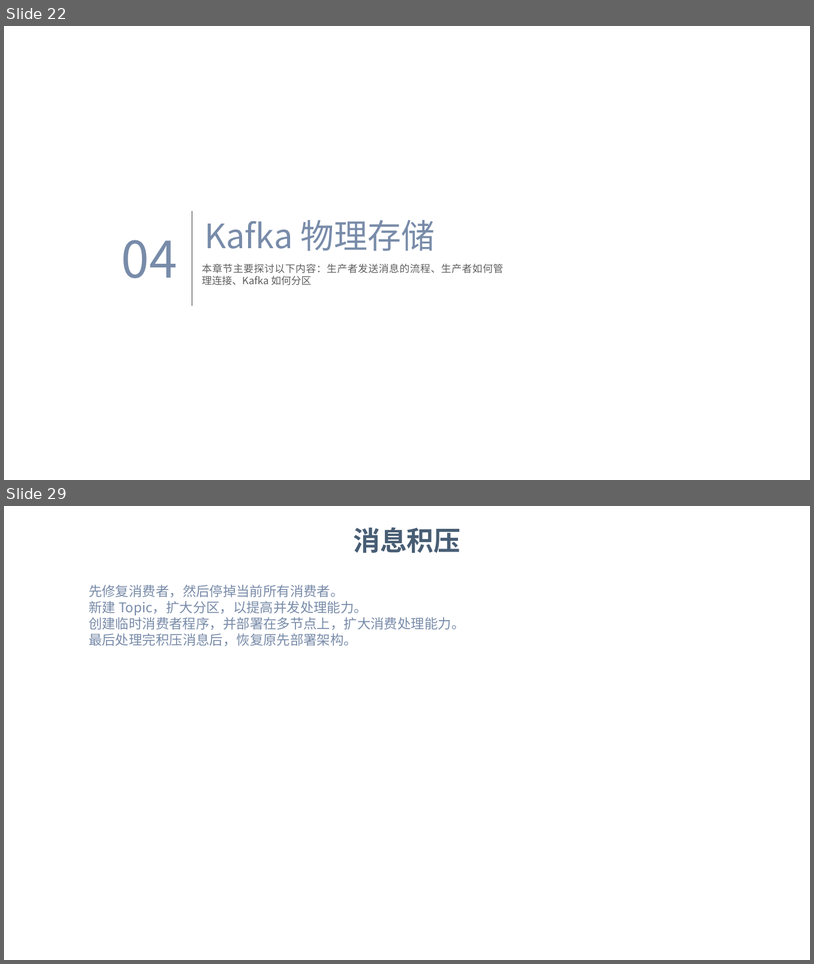
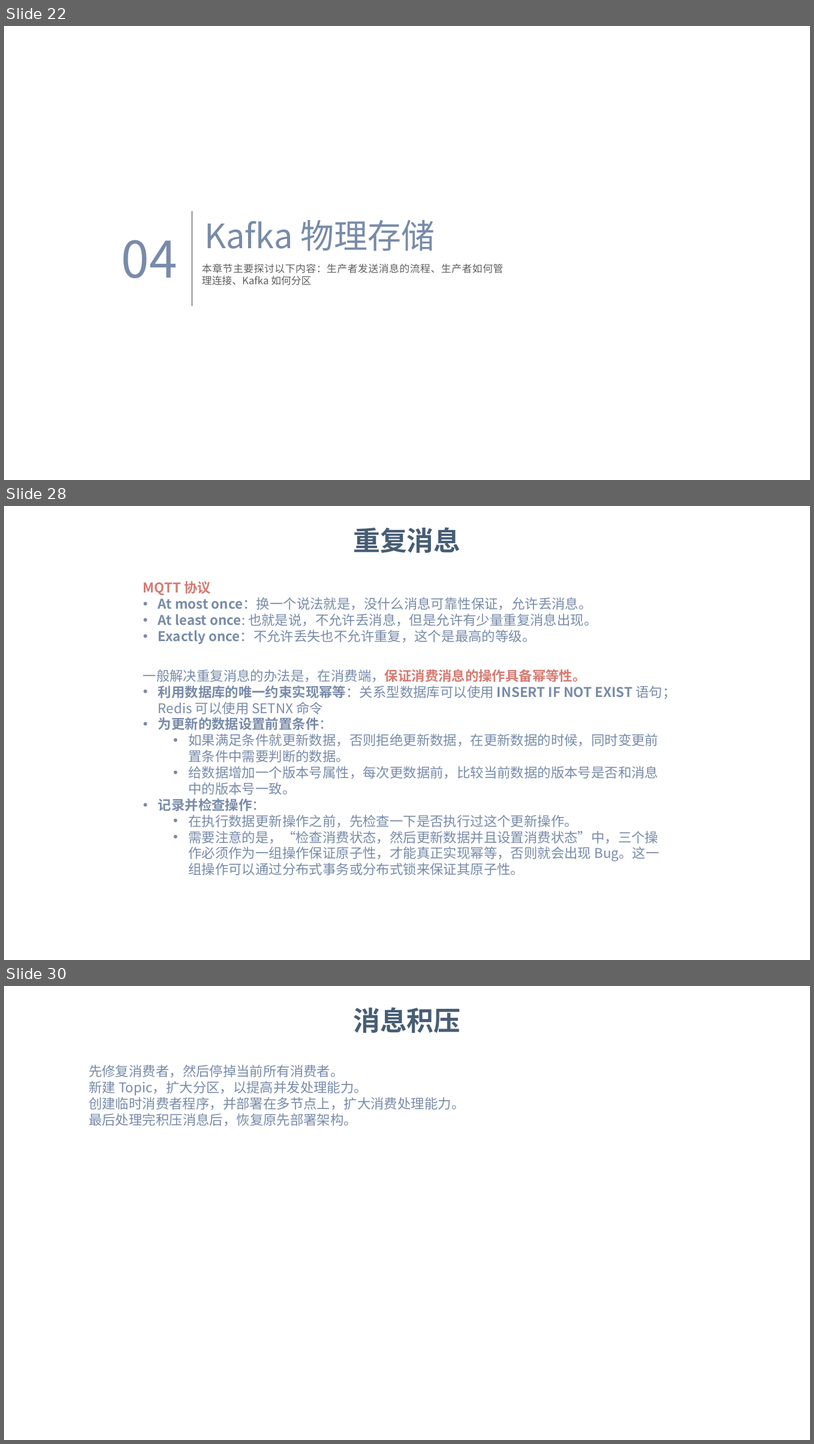
Before and after one commit to dunwu/bigdata-tutorial, a slide deck: assets/kafka/kafka.pptx. Shown one above the other, each under a label of ours: slides 22 and 29 before the commit, slides 22, 28 and 30 after it; the slides between them are not shown. The pictures are 814x964 and 814x1444 pixels, drawn with LibreOffice and Linux fonts; fonts in the diff are those of the drawing; background and template pictures are left out. Boxes give left, top, right and bottom in pixels: in the first picture for what was removed or moved away, otherwise in the second. Text is boxed around its words. In the diff, an @@ line names an element or a change of style, - is before the commit and + after.

Commit message:
docs: Kafka 文档更新

```diff
--- a/assets/kafka/kafka.pptx
+++ b/assets/kafka/kafka.pptx
@@ slide 28 added at (x1=4, y1=506, x2=810, y2=960), background picture (left out) @@
@@ text added at (x1=353, y1=527, x2=461, y2=553), 24 pt, text #475D74, bold @@
+重复消息
@@ text added at (x1=143, y1=581, x2=597, y2=644), 12 pt, text #788BA9 @@
+MQTT 协议
+• At most once：换一个说法就是，没什么消息可靠性保证，允许丢消息。
+• At least once: 也就是说，不允许丢消息，但是允许有少量重复消息出现。
+• Exactly once：不允许丢失也不允许重复，这个是最高的等级。
@@ text added at (x1=143, y1=669, x2=677, y2=875), 12 pt, text #788BA9 @@
+一般解决重复消息的办法是，在消费端，保证消费消息的操作具备幂等性。
+• 利用数据库的唯一约束实现幂等：关系型数据库可以使用 INSERT IF NOT EXIST 语句；Redis 可以使用 SETNX 命令
+• 为更新的数据设置前置条件：
+  • 如果满足条件就更新数据，否则拒绝更新数据，在更新数据的时候，同时变更前置条件中需要判断的数据。
+  • 给数据增加一个版本号属性，每次更数据前，比较当前数据的版本号是否和消息中的版本号一致。
+• 记录并检查操作：
+  • 在执行数据更新操作之前，先检查一下是否执行过这个更新操作。
+  • 需要注意的是，“检查消费状态，然后更新数据并且设置消费状态”中，三个操作必须作为一组操作保证原子性，才能真正实现幂等，否则就会出现 Bug。这一组操作可以通过分布式事务或分布式锁来保证其原子性。
@@ what was slide 29 is now slide 30 @@
```
Also in this commit, not shown: 7 slides changed, 1 other slide added, 2 other files.
